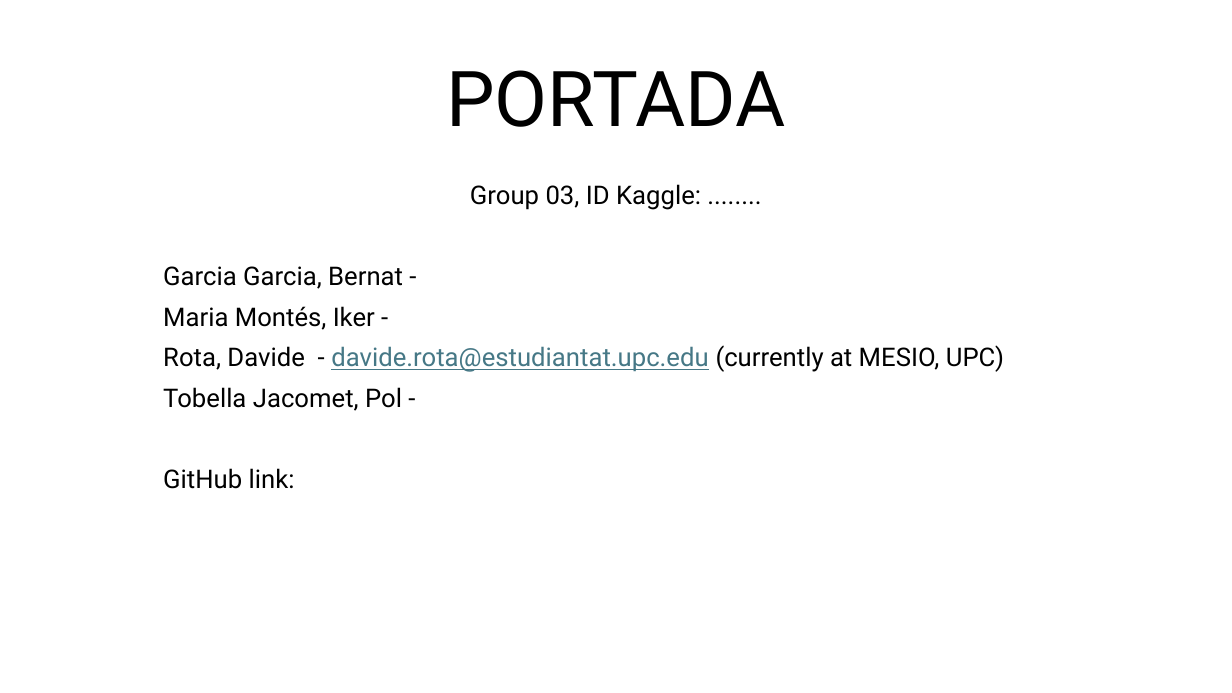
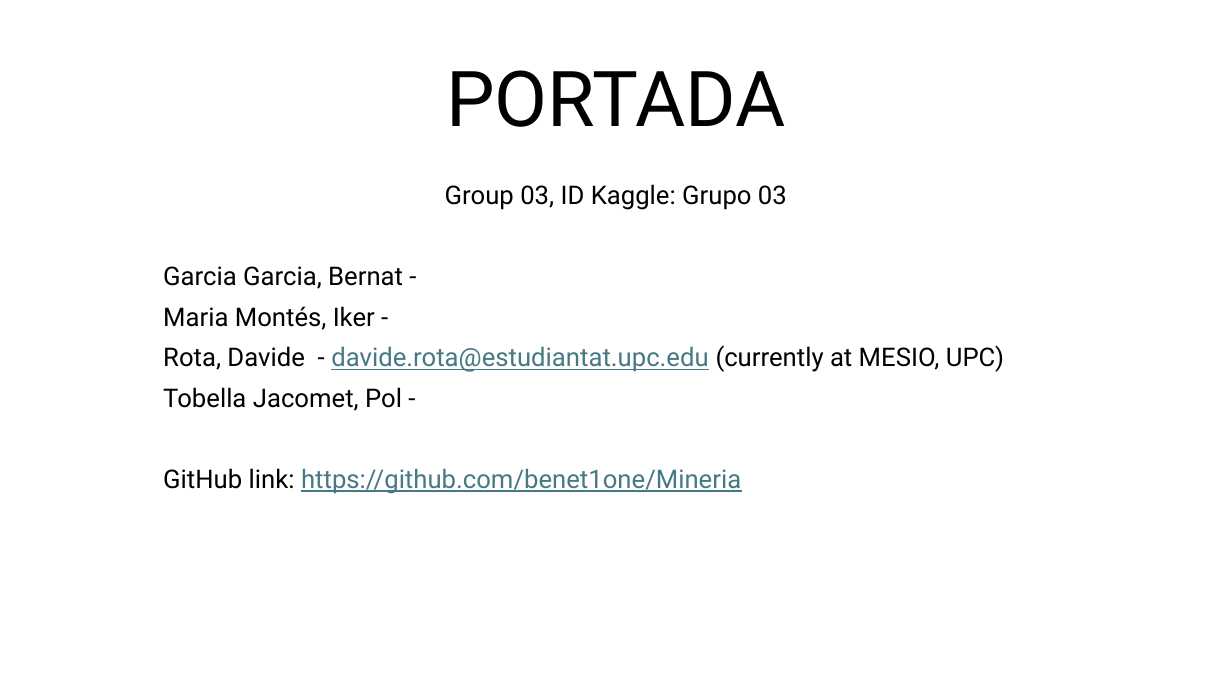
Before and after one commit to benet1one/Mineria, a slide deck: slide 1 of Report_new.pptx. Drawn at 1232x693 pixels with LibreOffice and Linux fonts; fonts in the diff are those of the drawing. Boxes give left, top, right and bottom in pixels: in the first picture for what was removed or moved away, otherwise in the second. Text is boxed around its words. In the diff, an @@ line names an element or a change of style, - is before the commit and + after.

Commit message:
update

```diff
--- a/Report_new.pptx
+++ b/Report_new.pptx
@@ subtitle at box(445, 184, 787, 210): text changed @@
-Group 03, ID Kaggle: ........
+Group 03, ID Kaggle: Grupo 03
@@ subtitle at box(163, 468, 741, 494): text changed; text colour #000000 to #467886 @@
-GitHub link:
+GitHub link: https://github.com/benet1one/Mineria
```
